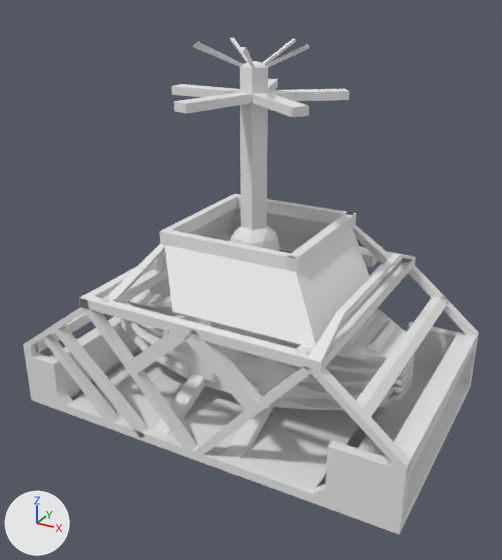
What one commit did to the FBX model Models/Cubes/Radar_A_Small_Constr2.fbx.
Camera for both pictures: a 50 mm camera at (0.206, -0.38, 0.13) aimed at (0.004, -0.013, -0.054). Lighting does not change. The marker at lower left points along +X, +Y and +Z. Where no turn or scale is listed for an object, it has been applied to the vertices. Vertices at the same position are counted once.
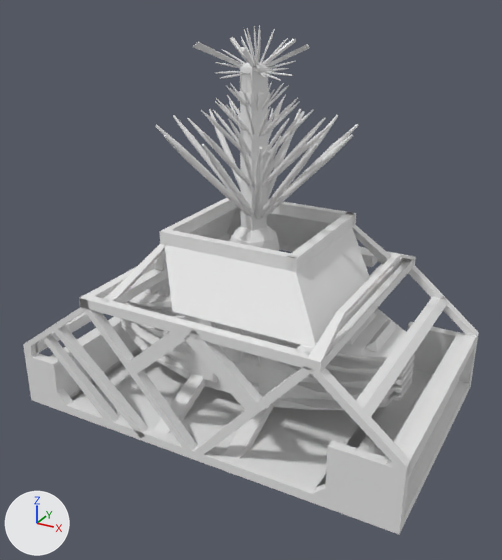
Where the change shows, as pixel boxes (x1, y1, x2, y2) in the pictures (502 x 560 px; the box of a moved part takes in the faces that stretch with it):
'Cylinder.006', added
    after: (155, 109, 359, 219)
'Cylinder.025', added
    after: (187, 108, 331, 188)
'Cylinder.076', added
    after: (215, 25, 296, 81)
'Cylinder.016', added
    after: (201, 101, 313, 159)
'Cylinder.040', added
    after: (215, 94, 300, 137)
'Cylinder.083', added
    after: (226, 81, 289, 110)
'Cylinder.021', added
    after: (267, 111, 304, 161)
part 1 of me_cube_003, moved or reshaped (not visible afterwards)
    before: (172, 84, 240, 97)
part 2 of me_cube_003, moved or reshaped (not visible afterwards)
    before: (268, 79, 278, 90)
part 3 of me_cube_003, moved or reshaped
    before: (268, 89, 349, 101)
    after: (268, 91, 270, 102)
part 4 of me_cube_003, moved or reshaped
    before: (252, 93, 309, 117)
    after: (252, 93, 268, 103)
part 5 of me_cube_003, moved or reshaped
    before: (174, 92, 252, 113)
    after: (239, 92, 252, 103)

The change, as a list of edits to the scene's bpy script:
```text
Change me_cube_003:
    where me_cube_003.from_pydata(...)  # 1487 vertices, 1537 faces; spans x -0.114..0.111, y -0.081..0.082, z -0.051..0.194
    me_cube_003 part 1
    add for i in [*range(56, 60)]: me_cube_003.vertices[i].co += Vector((0.048, 0.0, 0.0))
    me_cube_003 part 2
    add for i in [*range(60, 64)]: me_cube_003.vertices[i].co += Vector((0.015, -0.047, 0.0))
    me_cube_003 part 3
    add for i in [*range(64, 68)]: me_cube_003.vertices[i].co += Vector((-0.04, -0.028, 0.0))
    me_cube_003 part 4
    add for i in [*range(68, 72)]: me_cube_003.vertices[i].co += Vector((-0.04, 0.029, 0.0))
    me_cube_003 part 5
    add for i in [*range(72, 76)]: me_cube_003.vertices[i].co += Vector((0.015, 0.047, 0.0))
Add ob_cylinder_076:
    ob_cylinder_076 = bpy.data.objects.new('Cylinder.076', me_cylinder_076)  # 5279 vertices, 4290 faces; spans x -0.0237..0.0255, y -0.0255..0.0257, z -0.0025..0.0257; in mat_cs (its picture is missing)
    ob_cylinder_076.location = (0.0018, 0.0, 0.0768)
Add ob_cylinder_083:
    ob_cylinder_083 = bpy.data.objects.new('Cylinder.083', me_cylinder_094)  # 1920 vertices, 1560 faces; spans x -0.0191..0.0191, y -0.0191..0.0191, z -0.0009..0.0191; in mat_cs (its picture is missing)
    ob_cylinder_083.location = (0.0018, 0.0, 0.0496)
Add ob_cylinder_021:
    ob_cylinder_021 = bpy.data.objects.new('Cylinder.021', me_cylinder_021)  # 160 vertices, 130 faces; spans x -0.0014..0.0175, y -0.0015..0.03, z -0.0016..0.0346; in mat_cs (its picture is missing)
    ob_cylinder_021.location = (0.0018, 0.0, 0.0157)
Add ob_cylinder_040:
    ob_cylinder_040 = bpy.data.objects.new('Cylinder.040', me_cylinder_040)  # 1920 vertices, 1560 faces; spans x -0.0254..0.0254, y -0.0254..0.0254, z -0.0012..0.0263; in mat_cs (its picture is missing)
    ob_cylinder_040.location = (0.0018, 0.0, 0.0341)
Add ob_cylinder_025:
    ob_cylinder_025 = bpy.data.objects.new('Cylinder.025', me_cylinder_025)  # 1598 vertices, 1300 faces; spans x -0.0438..0.0438, y -0.0438..0.0438, z -0.002..0.0453; in mat_cs (its picture is missing)
    ob_cylinder_025.location = (0.0018, 0.0, 0.0021)
Add ob_cylinder_006:
    ob_cylinder_006 = bpy.data.objects.new('Cylinder.006', me_cylinder_006)  # 1920 vertices, 1560 faces; spans x -0.0627..0.0627, y -0.0627..0.0627, z -0.0028..0.0627; in mat_cs (its picture is missing)
    ob_cylinder_006.location = (0.0018, 0.0, -0.0173)
Add ob_cylinder_016:
    ob_cylinder_016 = bpy.data.objects.new('Cylinder.016', me_cylinder_016)  # 1598 vertices, 1300 faces; spans x -0.0317..0.0346, y -0.0346..0.0346, z -0.0016..0.0345; in mat_cs (its picture is missing)
    ob_cylinder_016.location = (0.0018, 0.0, 0.0198)
```
